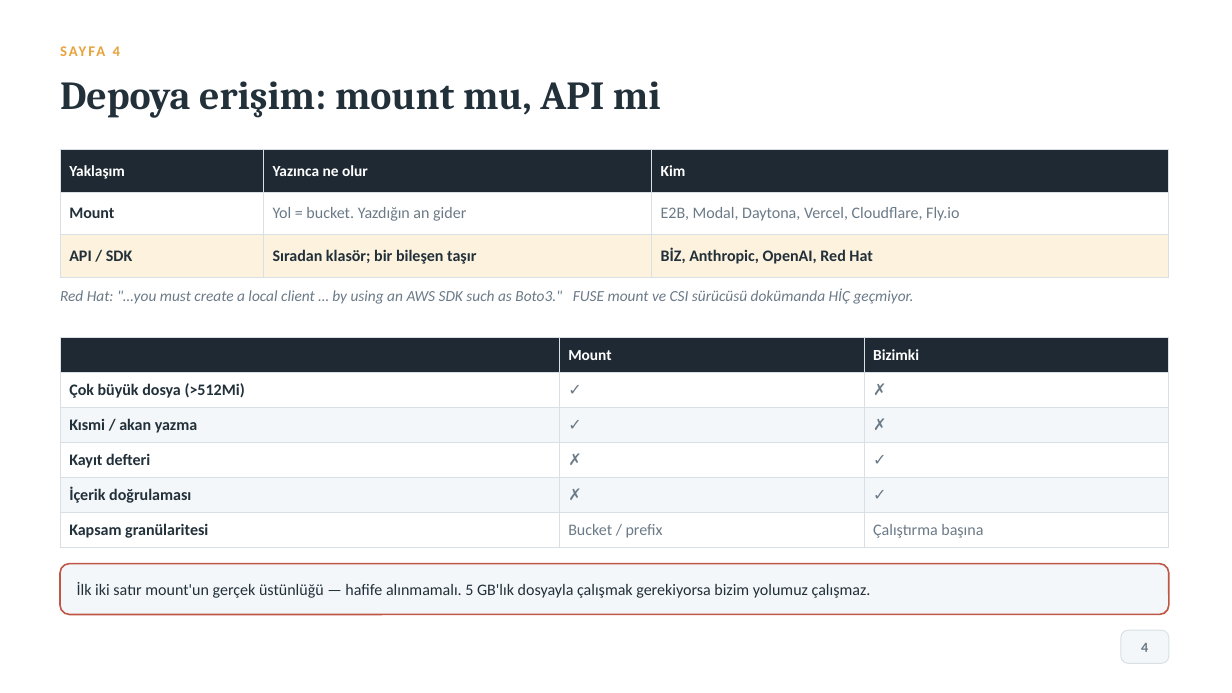
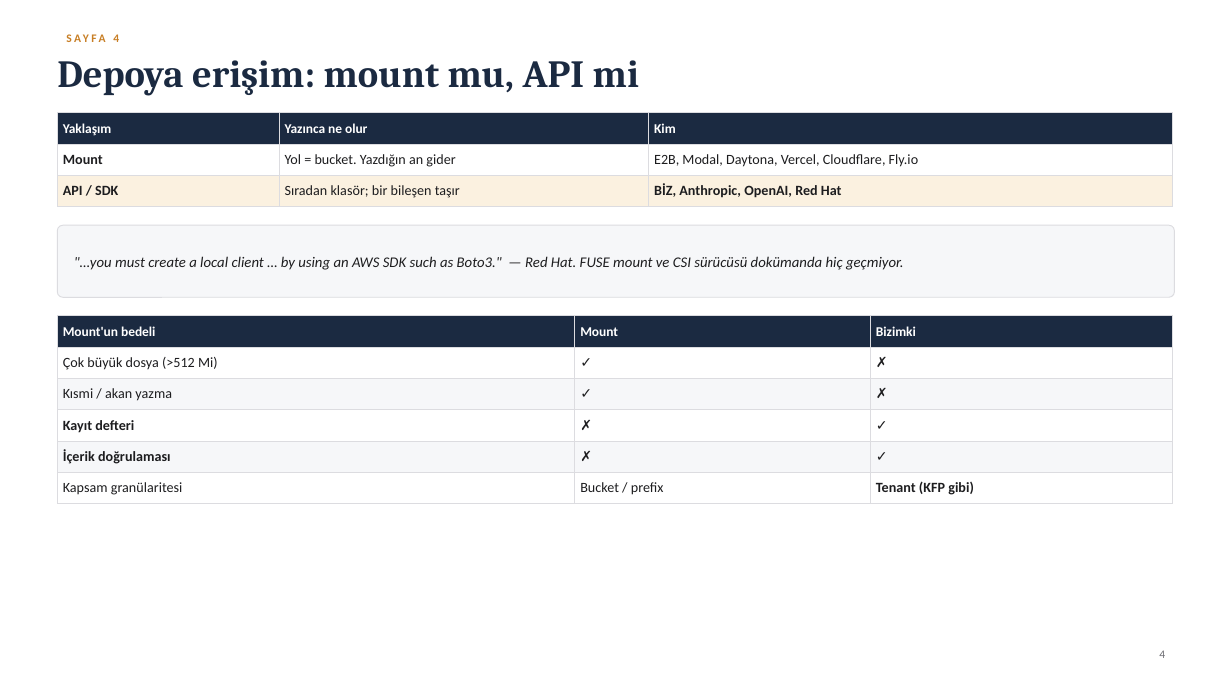
Before and after one commit to AltanReisoglu/Data-Science-Reports, a slide deck: slide 5 of ptc_art/PTC_Sunum_Karsilastirma.pptx. Drawn at 1232x693 pixels with LibreOffice and Linux fonts; fonts in the diff are those of the drawing. Boxes give left, top, right and bottom in pixels: in the first picture for what was removed or moved away, otherwise in the second. Text is boxed around its words. In the diff, an @@ line names an element or a change of style, - is before the commit and + after.

```diff
--- a/ptc_art/PTC_Sunum_Karsilastirma.pptx
+++ b/ptc_art/PTC_Sunum_Karsilastirma.pptx
@@ text "SAYFA 4" moved from (x1=113, y1=46, x2=120, y2=56) to (x1=113, y1=34, x2=119, y2=42) @@
@@ text "SAYFA 4" at (x1=113, y1=34, x2=119, y2=42): size 11.5 to 9 pt, text colour #E8A33D to #C87F26, letter spacing 1.6 to 2 pt @@
@@ text "Depoya erişim: mount mu, API ..." moved from (x1=60, y1=81, x2=661, y2=118) to (x1=57, y1=60, x2=639, y2=96) @@
@@ text "Depoya erişim: mount mu, API ..." at (x1=57, y1=60, x2=639, y2=96): size 31 to 30 pt, text colour #22303A to #1B2A41 @@
@@ table at (x1=57, y1=113, x2=1173, y2=205) @@
@@ fill #1F2933 to #1B2A41 in row 1 @@
@@ fill #FDF2DE to #FBF1E0 in row 3 @@
@@ size 12 to 10.5 pt in "Yaklaşım", "Yazınca ne olur", "Kim" @@
@@ size 12.5 to 11 pt in "Mount", "Yol = bucket. Yazdığın an gider", "E2B, Modal, Daytona, Vercel, Cloudflare, Fly.io", "API / SDK" and 2 more places @@
@@ text colour #22303A to #1D1D1F in "Mount", "API / SDK", "Sıradan klasör; bir bileşen taşır", "BİZ, Anthropic, OpenAI, Red Hat" @@
@@ text colour #6B7A87 to #1D1D1F in "Yol = bucket. Yazdığın an gider", "E2B, Modal, Daytona, Vercel, Cloudflare, Fly.io" @@
@@ bold off in "Sıradan klasör; bir bileşen taşır" @@
@@ borders changed @@
@@ table resized from (x1=60, y1=150, x2=1169, y2=268) to (x1=57, y1=113, x2=1173, y2=205) @@
@@ rounded rectangle added at (x1=57, y1=226, x2=1175, y2=298), fill #F6F7F9, outline #DCDCE0 0.75 pt @@
@@ text ""…you must create a local ..." at (x1=74, y1=256, x2=904, y2=270): vertical alignment top to middle @@
@@ text at (x1=74, y1=256, x2=904, y2=270): text changed; size 12 to 11.5 pt; text colour #6B7A87 to #1D1D1F @@
-Red Hat: "…you must create a local client … by using an AWS SDK such as Boto3." FUSE mount ve CSI sürücüsü dokümanda HİÇ geçmiyor.
+"…you must create a local client … by using an AWS SDK such as Boto3." — Red Hat. FUSE mount ve CSI sürücüsü dokümanda hiç geçmiyor.
@@ table at (x1=57, y1=316, x2=1173, y2=499) @@
-row 1, column 1: 
+row 1, column 1: Mount'un bedeli
-row 2, column 1: Çok büyük dosya (>512Mi)
+row 2, column 1: Çok büyük dosya (>512 Mi)
-row 6, column 3: Çalıştırma başına
+row 6, column 3: Tenant (KFP gibi)
@@ fill #1F2933 to #1B2A41 in row 1 @@
@@ fill #F4F7F9 to #F6F7F9 in 6 cells @@
@@ size 12 to 10.5 pt in "Mount", "Bizimki" @@
@@ size 12.5 to 11 pt in "✓", "✗", "Kısmi / akan yazma", "✓" and 9 more places @@
@@ text colour #6B7A87 to #1D1D1F in "✓", "✗", "✓", "✗" and 5 more places @@
@@ text colour #22303A to #1D1D1F in "Kısmi / akan yazma", "Kayıt defteri", "İçerik doğrulaması", "Kapsam granülaritesi" @@
@@ bold off in "Kısmi / akan yazma", "Kapsam granülaritesi" @@
@@ bold on in "✓", "✓" @@
@@ borders changed @@
@@ table resized from (x1=60, y1=337, x2=1169, y2=542) to (x1=57, y1=316, x2=1173, y2=499) @@
@@ rounded rectangle removed at (x1=60, y1=564, x2=1169, y2=615) @@
@@ text removed at (x1=77, y1=582, x2=871, y2=598) @@
-İlk iki satır mount'un gerçek üstünlüğü — hafife alınmamalı. 5 GB'lık dosyayla çalışmak gerekiyorsa bizim yolumuz çalışmaz.
@@ rounded rectangle removed at (x1=1121, y1=630, x2=1169, y2=664) @@
@@ text "4" moved from (x1=1141, y1=643, x2=1148, y2=652) to (x1=1159, y1=650, x2=1165, y2=658) @@
@@ text "4" at (x1=1159, y1=650, x2=1165, y2=658): size 11 to 9 pt, text colour #6B7A87 to #6E6E73, bold off; alignment centre to right @@
```
Also in this commit, not shown: 14 other slides changed, 2 slides added, 2 slides removed, 8 other files.
